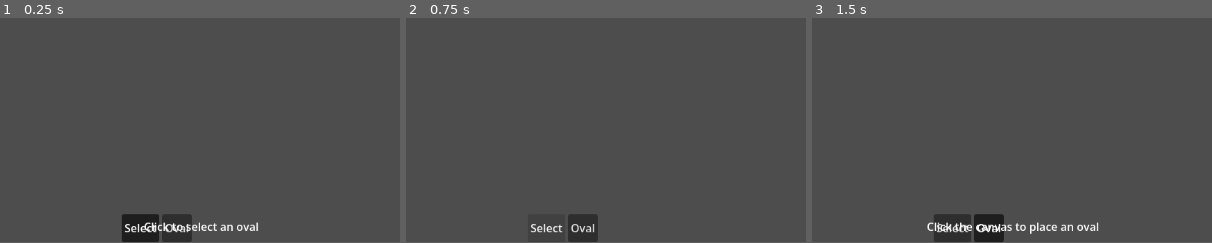
Above: before the commit, frames 1-3 (left to right).
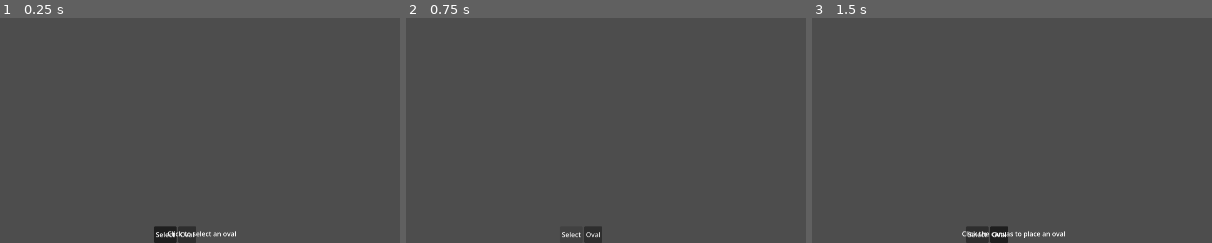
Above: after the commit, the same moments.

Repository: lanternRaft/the-organizer-godot
Game: Godot game, scene res://scenes/main/Main.tscn
The game is run twice, just before and just after one commit, with the same random seed, the same clock (stepped at 60 frames per second) and the same inputs.
Inputs:
- Up to frame 1 (0.25 s): no input
- Up to frame 2 (0.75 s): click "Select" at 0.5 s
- Up to frame 3 (1.5 s): click "Oval" at 1.25 s
The pictures show only the part of the screen within x 25-75%, y 50-100%; the shares and areas given below are measured in that part.
In our replay, the window is 799x449 before the commit and 800x450 after it. These sizes can differ from the game's own. Grey fills any space a smaller window leaves; there, only what the larger window draws over its background counts as a difference.

The runs differ from the first frame. In frame 1, 2.3% of the frame differs, in the area x 30-65%, y 87-100%; in frame 2, 0.9%; in frame 3, 2.5%, in the area x 28-72%, y 87-100%.

Commit message:
Drag shapes

Diff:
--- a/project.godot
+++ b/project.godot
@@ -57,6 +57,13 @@
 gdscript/warnings/confusable_local_usage=2
 gdscript/warnings/confusable_capture_reassignment=2
 
+[display]
+
+window/size/viewport_width=1920
+window/size/viewport_height=1080
+window/stretch/mode="viewport"
+window/stretch/aspect="expand"
+
 [physics]
 
 3d/physics_engine="Jolt Physics"
--- a/scenes/main/Main.gd
+++ b/scenes/main/Main.gd
@@ -25,17 +25,21 @@
 @onready var canvas: Node2D = %Canvas
 @onready var oval_button: Button = $UI/Toolbar/HBox/OvalButton
 @onready var select_button: Button = $UI/Toolbar/HBox/SelectButton
+@onready var click_handler: Node = $ClickHandler
 
 
 func _ready() -> void:
 	## Clip canvas rendering to the viewport bounds.
 	canvas.clip_children = CanvasItem.CLIP_CHILDREN_AND_DRAW
+	## Connect ClickHandler's empty-canvas signal for mode-specific actions.
+	click_handler.connect("empty_canvas_clicked", _on_empty_canvas_clicked)
 	## Start in Select mode by default.
 	activate_select_mode()
 
 
 func _unhandled_input(event: InputEvent) -> void:
 	## Handle Escape to deactivate Oval mode or clear selection.
+	## Keyboard-only — all pointer input is handled by ClickHandler.
 	if event.is_action_pressed("ui_cancel"):
 		if oval_mode_active:
 			deactivate_oval_mode()
@@ -45,26 +49,6 @@
 			clear_selection()
 			get_viewport().set_input_as_handled()
 			return
-		return
-
-	## Place oval on left-click when in Oval mode.
-	if oval_mode_active and event is InputEventMouseButton:
-		var mb: InputEventMouseButton = event
-		if mb.button_index == MOUSE_BUTTON_LEFT and mb.pressed:
-			place_oval(element_layer.get_global_mouse_position())
-
-	## Clear selection on empty canvas click in Select mode (without Shift).
-	## Only clears when no LabelShape's Area2D is under the cursor, so shape-
-	## specific clicks are left for label_shape to handle via its Area2D input.
-	if select_mode_active and event is InputEventMouseButton:
-		var mb: InputEventMouseButton = event
-		if mb.button_index == MOUSE_BUTTON_LEFT and mb.pressed:
-			if _is_click_on_label_shape(element_layer.get_global_mouse_position()):
-				# Let label_shape's Area2D handle it — don't touch selection.
-				return
-			if not Input.is_key_pressed(KEY_SHIFT):
-				clear_selection()
-			get_viewport().set_input_as_handled()
 
 
 ## Creates a new oval at the given world position and parents it to ElementLayer.
@@ -77,7 +61,6 @@
 
 	# Connect the click signal for selection.
 	shape.clicked.connect(_on_shape_clicked)
-
 	# Auto-switch to Select mode and select the new shape.
 	deactivate_oval_mode()
 	activate_select_mode()
@@ -142,7 +125,17 @@
 		deactivate_select_mode()
 
 
+## Called by ClickHandler when a pointer-down lands on empty canvas.
+## Routes to the appropriate mode action (placement, selection clear).
+func _on_empty_canvas_clicked(world_pos: Vector2) -> void:
+	if oval_mode_active:
+		place_oval(world_pos)
+	elif select_mode_active and not Input.is_key_pressed(KEY_SHIFT):
+		clear_selection()
+
+
 ## Handles a click on a shape. Connected to LabelShape.clicked signal.
+## Shift-click toggles additive; single click re-selects.
 func _on_shape_clicked(_event: InputEvent, shape: LabelShape) -> void:
 	if not select_mode_active:
 		# In Oval mode, ignore clicks on existing shapes.
@@ -168,8 +161,6 @@
 			clear_selection()
 			select_shape(shape, false)
 			set_primary_selection(shape)
-
-
 ## Adds the shape to the selection set. If additive is false, clears first.
 func select_shape(shape: LabelShape, additive: bool = false) -> void:
 	if not additive:
@@ -206,18 +197,6 @@
 	update_info_bar()
 
 
-## Returns true if the given world position overlaps any LabelShape's Area2D.
-## Used by _unhandled_input to distinguish empty-canvas clicks from shape clicks.
-func _is_click_on_label_shape(world_pos: Vector2) -> bool:
-	var space_state: PhysicsDirectSpaceState2D = element_layer.get_world_2d().direct_space_state
-	var query: PhysicsPointQueryParameters2D = PhysicsPointQueryParameters2D.new()
-	query.position = world_pos
-	query.collision_mask = 1
-	query.collide_with_areas = true
-	var results: Array[Dictionary] = space_state.intersect_point(query)
-	return not results.is_empty()
-
-
 ## Updates the info bar hint text based on current state.
 func update_info_bar() -> void:
 	if oval_mode_active:
--- a/scenes/main/Main.tscn
+++ b/scenes/main/Main.tscn
@@ -2,6 +2,7 @@
 
 [ext_resource type="Script" uid="uid://cqtwhi748ckqn" path="res://scenes/main/main.gd" id="1_iuonh"]
 [ext_resource type="PackedScene" path="res://scenes/tools/toolbar.tscn" id="2_k2fmo"]
+[ext_resource type="Script" path="res://scenes/main/click_handler/click_handler.gd" id="3_j8xj4"]
 
 [node name="Main" type="Node" unique_id=917290182]
 script = ExtResource("1_iuonh")
@@ -11,6 +12,9 @@
 
 [node name="ElementLayer" type="Node2D" parent="Canvas" unique_id=233815462]
 unique_name_in_owner = true
+
+[node name="ClickHandler" type="Node" parent="."]
+script = ExtResource("3_j8xj4")
 
 [node name="UI" type="CanvasLayer" parent="." unique_id=1279264914]
 
--- /dev/null
+++ b/scenes/main/click_handler/click_handler.gd
@@ -0,0 +1,170 @@
+## Unifies all pointer input (mouse + touch) into a single pipeline.
+##
+## Physics-queries ElementLayer on pointer down to find the topmost Area2D,
+## walks up to the owning element node, and dispatches to its handle_click /
+## handle_drag_begin / handle_drag_move / handle_drag_end methods.
+##
+## Normalises InputEventMouseButton/Motion and InputEventScreenTouch/Drag
+## into a common PointerEvent dictionary with keys:
+##   world_pos, local_pos, pressed, dragged, button_index, original_event
+extends Node
+
+## Minimum pointer-move distance (in pixels) before a drag actually begins.
+const DRAG_THRESHOLD: float = 5.0
+
+## Emitted when a pointer-down lands on empty canvas area (no clickable element found).
+signal empty_canvas_clicked(world_pos: Vector2)
+
+## Reference to the element container used for physics queries.
+@onready var element_layer: Node2D = %ElementLayer
+
+## Currently active drag target (if any).
+var _drag_target: Node2D = null
+
+## World position where the drag started.
+var _drag_origin: Vector2 = Vector2.ZERO
+
+## Whether a drag is currently active (handle_drag_begin returned true).
+var _drag_active: bool = false
+
+## Whether the drag threshold has been exceeded (actual drag movement started).
+var _drag_threshold_met: bool = false
+
+## The last pointer-down position, used for threshold checks.
+var _pointer_down_pos: Vector2 = Vector2.ZERO
+
+
+func _unhandled_input(event: InputEvent) -> void:
+	## Keyboard events (Escape etc.) are intentionally left for Main.gd.
+	## Only handle mouse-button and mouse-motion events here.
+
+	if event is InputEventMouseButton:
+		var mb: InputEventMouseButton = event
+		if mb.button_index == MOUSE_BUTTON_LEFT:
+			if mb.pressed:
+				_handle_pointer_down(mb)
+			else:
+				_handle_pointer_up(mb)
+
+	elif event is InputEventMouseMotion and _drag_active:
+		_handle_drag_move(event as InputEventMouseMotion)
+
+
+# ----- private helpers -------------------------------------------------------
+
+## Responds to a left-button press: runs physics query, dispatches click + drag-begin.
+func _handle_pointer_down(event: InputEventMouseButton) -> void:
+	var world_pos: Vector2 = element_layer.get_global_mouse_position()
+	_pointer_down_pos = world_pos
+
+	## -- Physics point query -------------------------------------------------
+	var space_state: PhysicsDirectSpaceState2D = element_layer.get_world_2d().direct_space_state
+	var query: PhysicsPointQueryParameters2D = PhysicsPointQueryParameters2D.new()
+	query.position = world_pos
+	query.collision_mask = 1
+	query.collide_with_areas = true
+	var results: Array[Dictionary] = space_state.intersect_point(query)
+
+	var hit_element: Node = null
+	var local_pos: Vector2 = Vector2.ZERO
+
+	if not results.is_empty():
+		var collider: Variant = results[0].get("collider", null)
+		var candidate: Node = null
+		if collider is Area2D:
+			var area: Area2D = collider
+			candidate = area.get_parent()
+
+		# Walk up if the Area2D is nested (defensive — currently Area2D is a
+		# direct child of the element node).
+		while candidate != null and not candidate.is_in_group("clickable") \
+				and not candidate.has_method("handle_click"):
+			candidate = candidate.get_parent()
+			if candidate == element_layer or candidate is CanvasLayer:
+				candidate = null
+				break
+
+		if candidate != null and candidate is Node2D:
+			hit_element = candidate
+			local_pos = (candidate as Node2D).to_local(world_pos)
+
+	## -- Build PointerEvent dictionary ---------------------------------------
+	var pointer_event: Dictionary = {
+		"world_pos": world_pos,
+		"local_pos": local_pos,
+		"pressed": true,
+		"dragged": false,
+		"button_index": event.button_index,
+		"original_event": event,
+	}
+
+	if hit_element != null:
+		# 1. Click phase — always runs.
+		var click_consumed: bool = false
+		if hit_element.has_method("handle_click"):
+			click_consumed = hit_element.call("handle_click", pointer_event)
+
+		# 2. Drag-begin phase — runs independently of click_consumed.
+		var drag_started: bool = false
+		if hit_element.has_method("handle_drag_begin"):
+			drag_started = hit_element.call("handle_drag_begin", pointer_event)
+
+		if drag_started and hit_element is Node2D:
+			_drag_target = hit_element as Node2D
+			_drag_origin = world_pos
+			_drag_active = true
+			_drag_threshold_met = false
+
+		if click_consumed or drag_started:
+			get_viewport().set_input_as_handled()
+	else:
+		## Empty canvas — let Main decide what to do.
+		empty_canvas_clicked.emit(world_pos)
+		get_viewport().set_input_as_handled()
+
+
+## Responds to left-button release: ends the drag if one is active.
+func _handle_pointer_up(event: InputEventMouseButton) -> void:
+	if _drag_active and _drag_target != null:
+		var world_pos: Vector2 = element_layer.get_global_mouse_position()
+		var local_pos: Vector2 = _drag_target.to_local(world_pos)
+		var pointer_event: Dictionary = {
+			"world_pos": world_pos,
+			"local_pos": local_pos,
+			"pressed": false,
+			"dragged": _drag_threshold_met,
+			"button_index": event.button_index,
+			"original_event": event,
+		}
+		if _drag_target.has_method("handle_drag_end"):
+			_drag_target.call("handle_drag_end", pointer_event)
+
+		_drag_target = null
+		_drag_active = false
+		_drag_threshold_met = false
+		get_viewport().set_input_as_handled()
+
+
+## Responds to mouse motion while a drag is active.
+func _handle_drag_move(event: InputEventMouseMotion) -> void:
+	var world_pos: Vector2 = element_layer.get_global_mouse_position()
+
+	# Check threshold — only start actual drag movement after DRAG_THRESHOLD px.
+	if not _drag_threshold_met:
+		if world_pos.distance_to(_drag_origin) >= DRAG_THRESHOLD:
+			_drag_threshold_met = true
+		else:
+			return  # Still within threshold, ignore.
+
+	var local_pos: Vector2 = _drag_target.to_local(world_pos)
+	var pointer_event: Dictionary = {
+		"world_pos": world_pos,
+		"local_pos": local_pos,
+		"pressed": true,
+		"dragged": true,
+		"button_index": MOUSE_BUTTON_LEFT,
+		"original_event": event,
+	}
+	if _drag_target.has_method("handle_drag_move"):
+		_drag_target.call("handle_drag_move", pointer_event)
+		get_viewport().set_input_as_handled()
--- a/scenes/tools/label_shape/label_shape.gd
+++ b/scenes/tools/label_shape/label_shape.gd
@@ -4,7 +4,8 @@
 ## Oval shape rendered via custom drawing (ellipse fill + stroke).
 ## Supports click-to-select via Area2D child and resize via 4 corner handles.
 
-## Emitted when the oval is clicked (left mouse button press) in Select mode.
+## Emitted when the oval is clicked in Select mode.
+## Emitted from handle_click before drag-begin is evaluated.
 signal clicked(input_event: InputEvent, shape: Node)
 
 @export var rx: float = 40.0:
@@ -29,10 +30,18 @@
 ## Whether this shape is currently selected. Controls stroke style and handle visibility.
 var is_selected: bool = false
 
-## Handle being dragged, or "" if none.
+## Current drag mode: "handle", "body", or "" if idle.
+var _drag_mode: String = ""
+
+## Handle being dragged, or "" if none (only valid when _drag_mode == "handle").
 var _dragging_handle: String = ""
 
-@onready var _area_2d: Area2D = $Area2D
+## World position where the current drag started.
+var _drag_start_world: Vector2 = Vector2.ZERO
+
+## Shape position when the current body-drag started.
+var _drag_start_position: Vector2 = Vector2.ZERO
+
 @onready var _collision_shape: CollisionShape2D = $Area2D/CollisionShape2D
 @onready var _handle_tl: ColorRect = $HandleTL
 @onready var _handle_tr: ColorRect = $HandleTR
@@ -44,22 +53,11 @@
 
 
 func _ready() -> void:
+	add_to_group("clickable")
 	modulate.a = 0.9
-	_area_2d.set("mouse_filter", 0)  # MOUSE_FILTER_STOP
 	_update_collision_shape()
 	_update_handle_positions()
 	_set_handles_visible(false)
-	_area_2d.input_event.connect(_on_area_2d_input_event)
-
-
-## Forwards left-click events from the Area2D to the clicked signal.
-## Marks the event as handled so it doesn't reach _unhandled_input in Main.
-func _on_area_2d_input_event(_viewport: Node, event: InputEvent, _shape_idx: int) -> void:
-	if event is InputEventMouseButton:
-		var mouse_event: InputEventMouseButton = event
-		if mouse_event and mouse_event.button_index == MOUSE_BUTTON_LEFT and mouse_event.pressed:
-			clicked.emit(event, self)
-			get_viewport().set_input_as_handled()
 
 
 func _draw() -> void:
@@ -114,25 +112,43 @@
 	_handle_br.color = handle_color
 
 
-func _unhandled_input(event: InputEvent) -> void:
+# ClickHandler interface methods
+## Called by ClickHandler when a pointer-down hits this shape's Area2D.
+## Detects handle vs. body hit, emits clicked signal, and returns true.
+func handle_click(event: Dictionary) -> bool:
+	var local_pos: Vector2 = event.get("local_pos", Vector2.ZERO)
+	var handle: String = handle_at_pos(local_pos)
+
+	if handle != "":
+		_dragging_handle = handle
+		_drag_mode = "handle"
+	else:
+		_dragging_handle = ""
+		_drag_mode = "body"
+
+	clicked.emit(event["original_event"], self)
+	return true
+
+
+## Called by ClickHandler after handle_click, same pointer-down cycle.
+## Returns true only if the shape is selected and a drag mode is set.
+func handle_drag_begin(event: Dictionary) -> bool:
 	if not is_selected:
-		return
-
-	if event is InputEventMouseButton:
-		var mb: InputEventMouseButton = event
-		if mb.button_index == MOUSE_BUTTON_LEFT:
-			if mb.pressed:
-				var local_pos: Vector2 = to_local(get_global_mouse_position())
-				_dragging_handle = _handle_at_pos(local_pos)
-				if _dragging_handle != "":
-					get_viewport().set_input_as_handled()
-			else:
-				if _dragging_handle != "":
-					_dragging_handle = ""
-					get_viewport().set_input_as_handled()
-
-	if event is InputEventMouseMotion and _dragging_handle != "":
-		var local_pos: Vector2 = to_local(get_global_mouse_position())
+		return false
+	if _drag_mode == "":
+		return false
+
+	_drag_start_world = event.get("world_pos", Vector2.ZERO)
+	_drag_start_position = position
+	return true
+
+
+## Called by ClickHandler on mouse move while drag is active.
+func handle_drag_move(event: Dictionary) -> void:
+	var local_pos: Vector2 = event.get("local_pos", Vector2.ZERO)
+	var world_pos: Vector2 = event.get("world_pos", Vector2.ZERO)
+
+	if _drag_mode == "handle":
 		var new_rx: float = rx
 		var new_ry: float = ry
 
@@ -152,12 +168,22 @@
 
 		rx = clamp(new_rx, 20.0, 500.0)
 		ry = clamp(new_ry, 20.0, 500.0)
-		get_viewport().set_input_as_handled()
+
+	elif _drag_mode == "body":
+		var delta: Vector2 = world_pos - _drag_start_world
+		position = (_drag_start_position + delta).snapped(Vector2(10.0, 10.0))
+
+
+## Called by ClickHandler on pointer up while drag is active.
+func handle_drag_end(_event: Dictionary) -> void:
+	_drag_mode = ""
+	_dragging_handle = ""
+	queue_redraw()
 
 
 ## Returns the handle name ("tl", "tr", "bl", "br") if local_pos is within a handle rect,
 ## or an empty string if no handle is hit.
-func _handle_at_pos(local_pos: Vector2) -> String:
+func handle_at_pos(local_pos: Vector2) -> String:
 	var half: float = HANDLE_SIZE / 2.0
 	var corners: Dictionary[String, Vector2] = {
 		"tl": Vector2(-rx - half, -ry - half),
Not shown, added: scenes/main/click_handler/click_handler.gd.uid
Not shown, changed: APP_DESIGN.md
